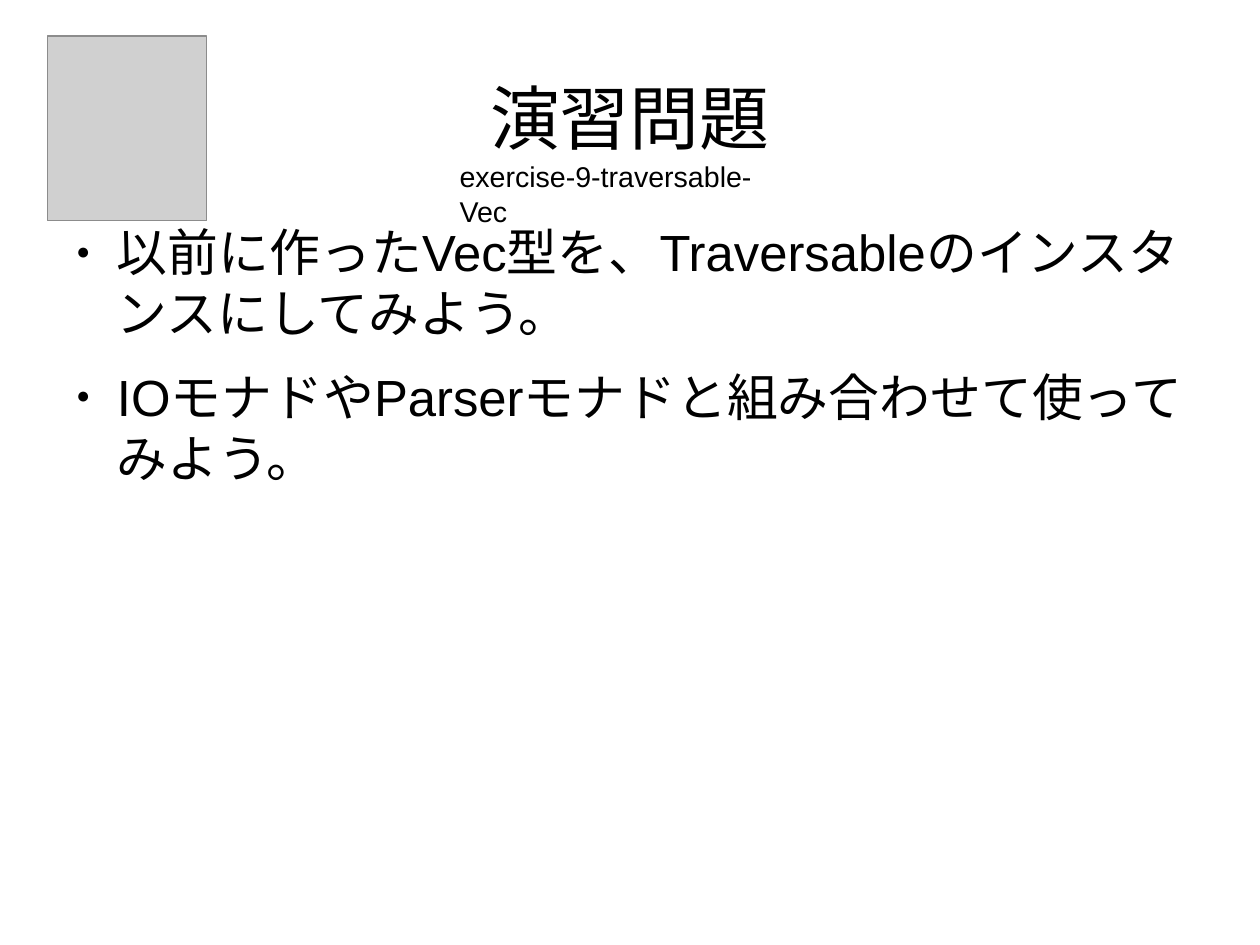
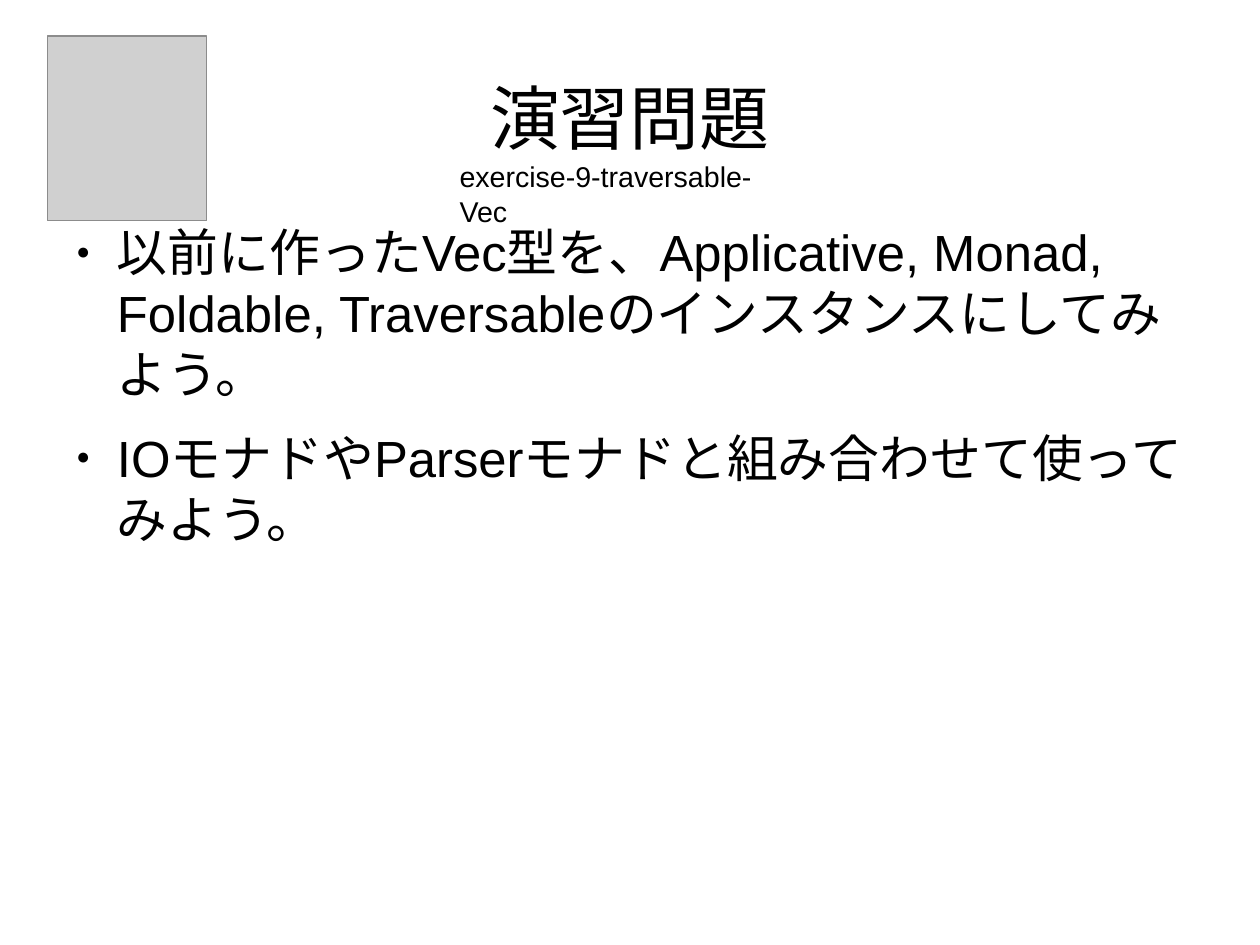
Before and after one commit to nushio3/learn-haskell, a slide deck: slide 99 of Tsukuba-2016.odp (slide 97 before the commit). Drawn at 1260x945 pixels with LibreOffice and Linux fonts; fonts in the diff are those of the drawing; grey boxes stand for pictures. Boxes give left, top, right and bottom in pixels: in the first picture for what was removed or moved away, otherwise in the second. Text is boxed around its words. In the diff, an @@ line names an element or a change of style, - is before the commit and + after.

```diff
--- a/Tsukuba-2016.odp
+++ b/Tsukuba-2016.odp
@@ text at box(117, 220, 1102, 396): text changed @@
-● 以前に作ったVec型を、Traversableのインスタンスにしてみよう。
+● 以前に作ったVec型を、Applicative, Monad, Foldable, Traversableのインスタンスにしてみよう。
```
Also in this commit, not shown: 4 other slides changed, 2 slides added, 8 other files.
